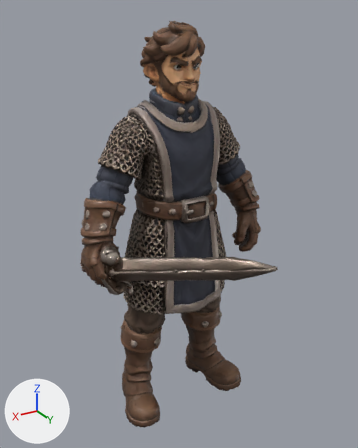
Two versions of the glTF model game/static/models/guy.glb, one commit apart.
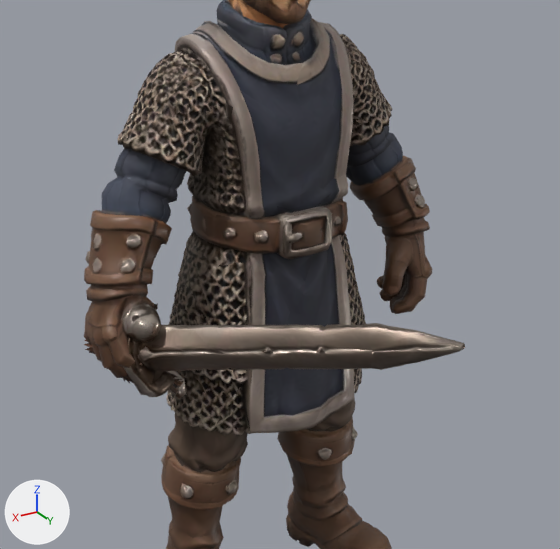
Each version appears first whole from a camera (50 mm lens) standing at (0.758, 1.302, 1.324) and looking at (0.05, 0.122, 0.735), and next in a close-up on the part from 10% to 91% of the width and 20% to 83% of the height. The lights are fixed; the arrows at lower left show +X, +Y and +Z. The older version's two pictures come first.

Objects in the first close-up: 'Guy_Sword', 'guy_Mesh'.
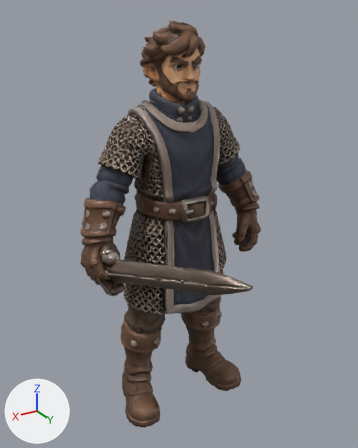
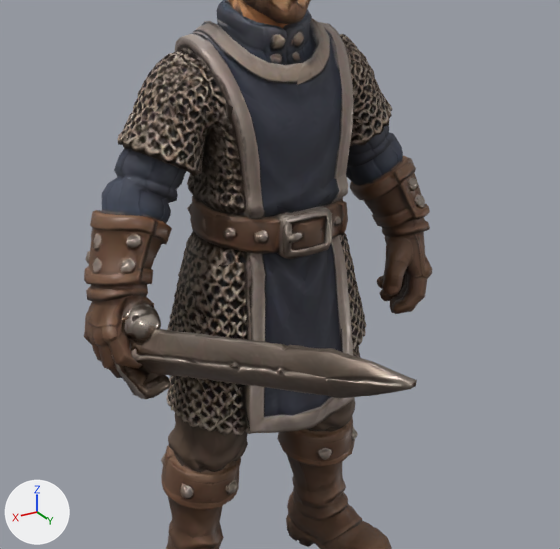
What differs and where, as boxes [x1, y1, x2, y2] in the close-ups (560 x 549 px):
```json
{"object": "Guy_Sword", "change": "moved, turned", "before": [84, 303, 465, 397], "after": [112, 305, 417, 399]}
```

Scene script edits in JSON lines:
```json
{"op": "set", "path": "ob_guy_sword.location", "old": "(0.286, 0.02, 0.598)", "new": "(0.28, 0.018, 0.6)"}
{"op": "set", "path": "ob_guy_sword.rotation_euler", "old": "(-0.355, 1.793, -1.293)", "new": "(-0.0593, 1.813, -1.289)", "note": "degrees (-20, 103, -74) -> degrees (-3.4, 104, -74)"}
```
